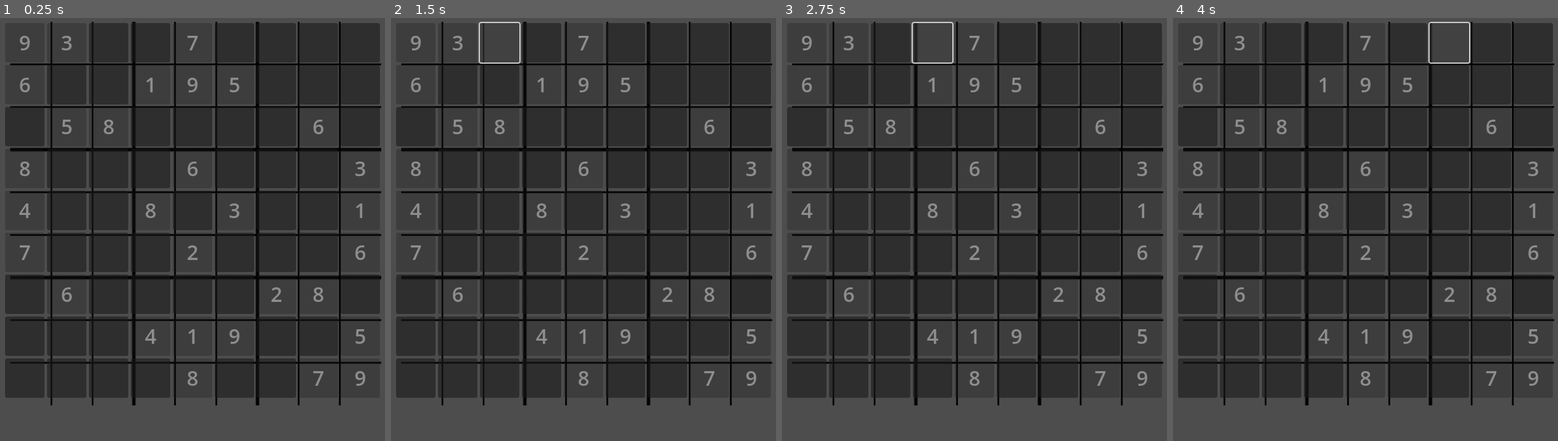
Above: before the commit, frames 1-4 (left to right).
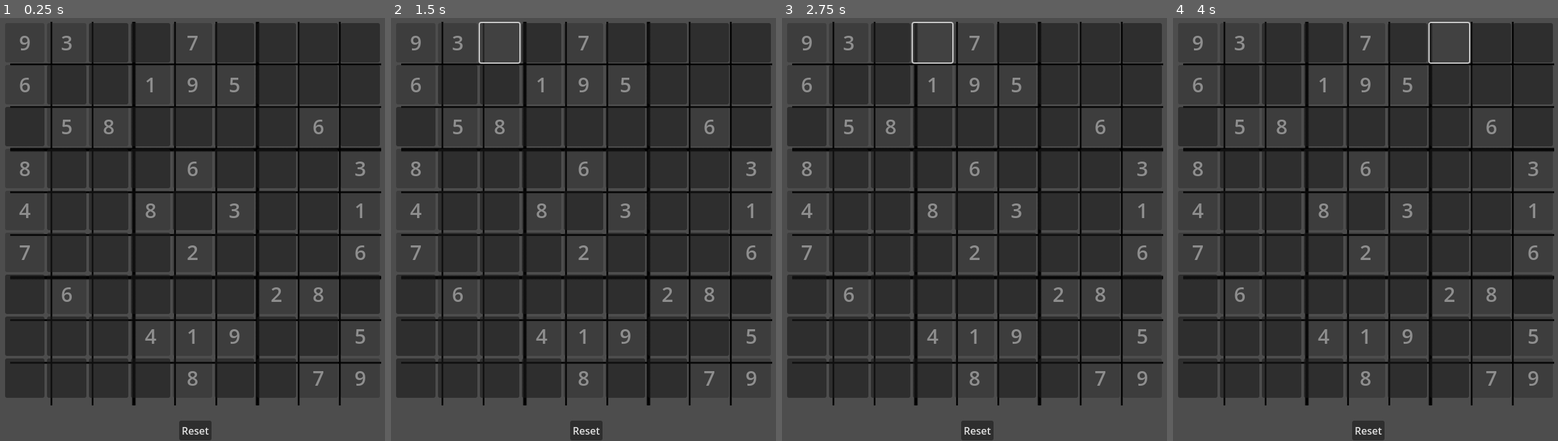
Above: after the commit, the same moments.

Repository: Ercan-Ozturk/sudokuapp
Game: Godot game, scene res://sudoku.tscn
Same seed, same stepped clock (60 frames per second), same inputs: the game is played once before the commit and once after it.
Inputs (mouse positions are in pixels of both pictures, inside the frame that each line leads up to):
- Up to frame 1 (0.25 s): no input
- Up to frame 2 (1.5 s): click (587, 432) at 0.5 s, where only the run after the commit has a clickable "Reset"; click (498, 43) at 1.27 s
- Up to frame 3 (2.75 s): click (932, 43) at 2.02 s
- Up to frame 4 (4 s): click (1407, 43) at 2.77 s; click (1450, 43) at 3.52 s

The runs differ from the first frame. In frame 1, 0.4% of the frame differs, in the area x 46-55%, y 95-100%; in frame 2, 0.4%; in frame 3, 0.4%; in frame 4, 0.4%.

Commit message:
Reset game function

Diff:
--- a/sudoku.gd
+++ b/sudoku.gd
@@ -1,7 +1,9 @@
 extends Node2D
 @onready var grid:GridContainer = $GridContainer
+@onready var resetButton: Button = $Button
 var game_grid = []
-var matrix =  [
+
+var matrix = [
 	[9, 3, 0, 0, 7, 0, 0, 0, 0],
 	[6, 0, 0, 1, 9, 5, 0, 0, 0],
 	[0, 5, 8, 0, 0, 0, 0, 6, 0],
@@ -16,6 +18,7 @@
 
 const SIZE = 9
 func _ready():
+	resetButton.pressed.connect(_onResetGridButtonPressed)
 	populateGrid()
 
 func createButton(val, isInit, pos:Vector2i):
@@ -26,7 +29,6 @@
 	if isInit:
 		button.disabled = true
 
-
 	button.set("theme_override_font_sizes/font_size", 32)
 	button.set("theme_override_colors/font_color", Color("yellow"))
 	button.custom_minimum_size = Vector2i(62, 62)
@@ -36,6 +38,8 @@
 func onButtonPressed(pos:Vector2i):
 	print("Button Pressed: ", pos)
 	selectedButton = pos
+func _onResetGridButtonPressed():
+	resetGrid()
 
 func populateGrid():
 	for i in range(SIZE):
@@ -66,6 +70,26 @@
 func changeNumber(row, col, num):
 	game_grid[row][col].text = str(num)
 	matrix[row][col] = num
+func resetGrid():
+	matrix = [
+		[9, 3, 0, 0, 7, 0, 0, 0, 0],
+		[6, 0, 0, 1, 9, 5, 0, 0, 0],
+		[0, 5, 8, 0, 0, 0, 0, 6, 0],
+		[8, 0, 0, 0, 6, 0, 0, 0, 3],
+		[4, 0, 0, 8, 0, 3, 0, 0, 1],
+		[7, 0, 0, 0, 2, 0, 0, 0, 6],
+		[0, 6, 0, 0, 0, 0, 2, 8, 0],
+		[0, 0, 0, 4, 1, 9, 0, 0, 5],
+		[0, 0, 0, 0, 8, 0, 0, 7, 9]
+	]
+	game_grid = []
+	var children = grid.get_children()
+	for c in children:
+		grid.remove_child(c)
+		c.queue_free()
+
+	populateGrid()
+
 
 func inputProcess(val):
 	if selectedButton:
--- a/sudoku.tscn
+++ b/sudoku.tscn
@@ -18,3 +18,11 @@
 position = Vector2(362, 362)
 scale = Vector2(0.57, 0.59)
 texture = ExtResource("2_23bkm")
+
+[node name="Button" type="Button" parent="."]
+offset_left = 336.0
+offset_top = 688.0
+offset_right = 387.0
+offset_bottom = 719.0
+text = "Reset
+"
